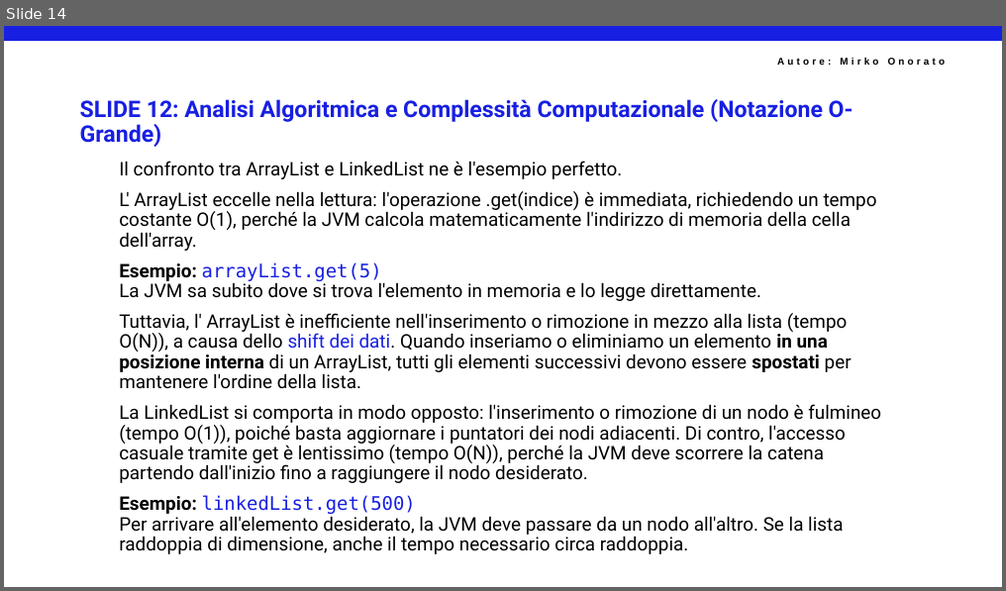
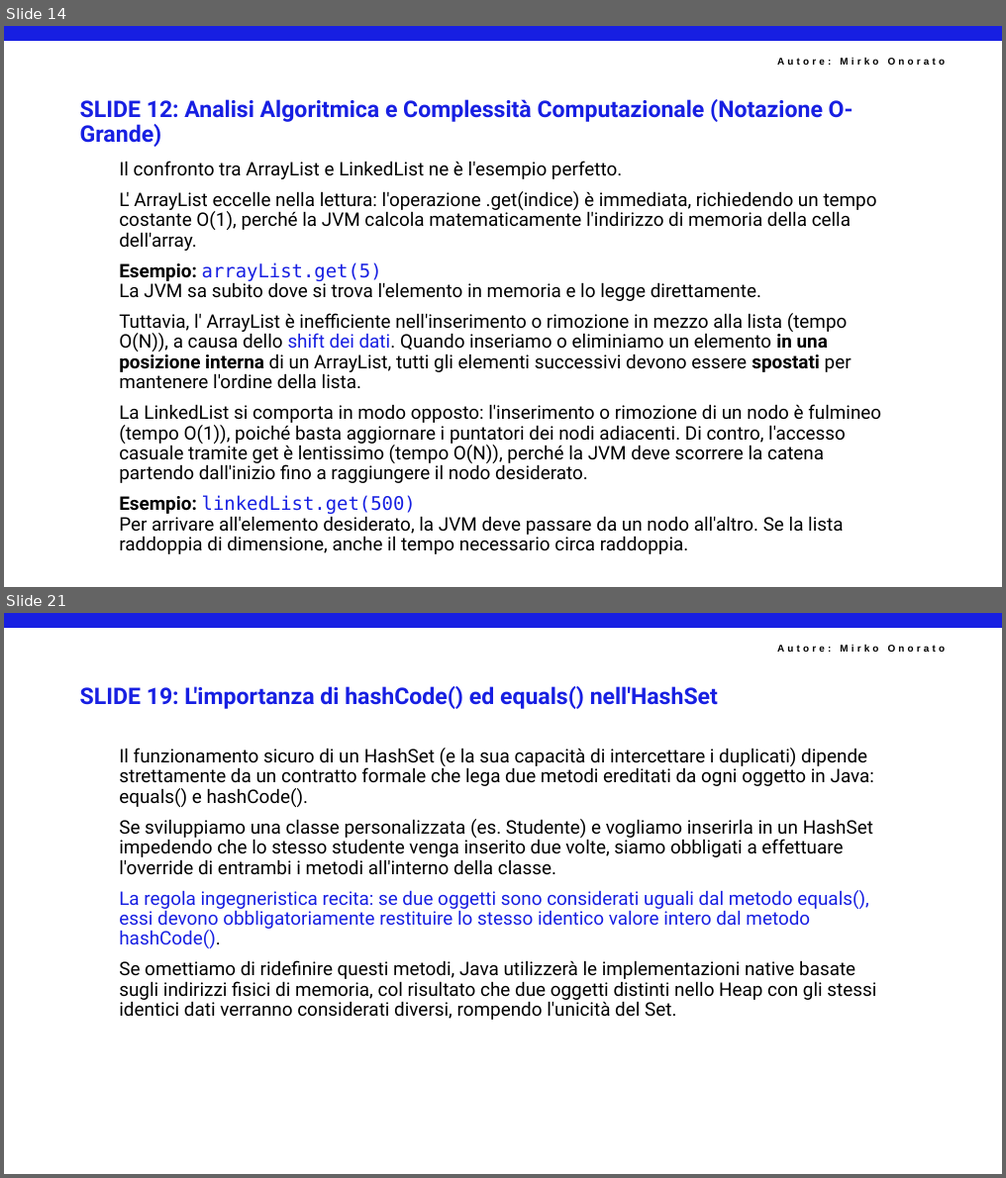
Before and after one commit to mirkoSkF/Slides-Programmazione-Java, a slide deck: SF03PR04 - Java Collections.pptx. Shown one above the other, each under a label of ours: slide 14 before the commit, slides 14 and 21 after it; the slides between them are not shown. The pictures are 1006x591 and 1006x1178 pixels, drawn with LibreOffice and Linux fonts; fonts in the diff are those of the drawing; background and template pictures are left out. Boxes give left, top, right and bottom in pixels: in the first picture for what was removed or moved away, otherwise in the second. Text is boxed around its words. In the diff, an @@ line names an element or a change of style, - is before the commit and + after.

```diff
--- a/SF03PR04 - Java Collections.pptx
+++ b/SF03PR04 - Java Collections.pptx
@@ slide 21 added at box(4, 613, 1002, 1174), background #FFFFFF; not listed: 2 template elements that a slide beside it also shows @@
@@ title added at box(80, 686, 718, 709), 22 pt, text #171FE2, bold @@
+SLIDE 19: L'importanza di hashCode() ed equals() nell'HashSet
@@ text added at box(119, 748, 876, 1020), 18 pt, text #000000 @@
+Il funzionamento sicuro di un HashSet (e la sua capacità di intercettare i duplicati) dipende strettamente da un contratto formale che lega due metodi ereditati da ogni oggetto in Java: equals() e hashCode().
+Se sviluppiamo una classe personalizzata (es. Studente) e vogliamo inserirla in un HashSet impedendo che lo stesso studente venga inserito due volte, siamo obbligati a effettuare l'override di entrambi i metodi all'interno della classe.
+La regola ingegneristica recita: se due oggetti sono considerati uguali dal metodo equals(), essi devono obbligatoriamente restituire lo stesso identico valore intero dal metodo hashCode().
+Se omettiamo di ridefinire questi metodi, Java utilizzerà le implementazioni native basate sugli indirizzi fisici di memoria, col risultato che due oggetti distinti nello Heap con gli stessi identici dati verranno considerati diversi, rompendo l'unicità del Set.
```
Also in this commit, not shown: 1 slide changed, 17 other slides added.
